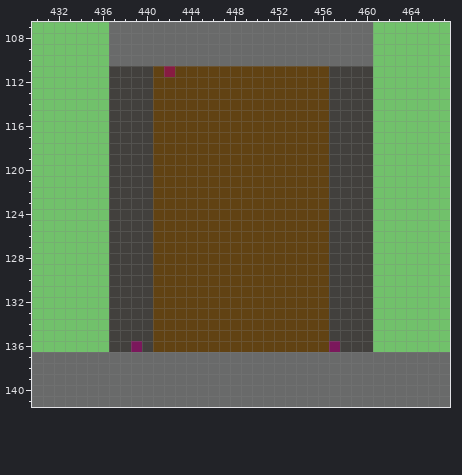
Two states of a pixel-art file, Assets/Maps/Archive.aseprite. The first picture shows the starting point.
644x400 pixels, 1 frame. Colours within 5 levels of each other are drawn and written as one. Shown: x 430..467, y 107..141. The commit also changed other parts of the picture, which this record leaves out.
After:
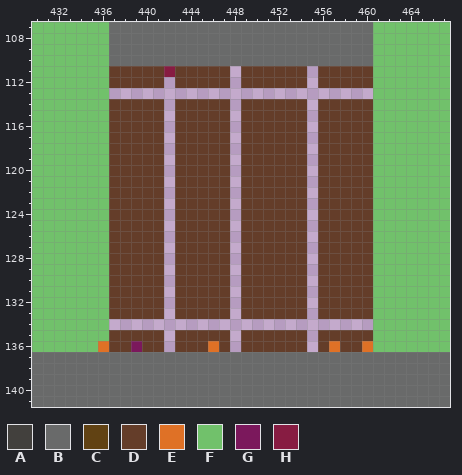
Palette (. is transparent): A #42403d  B #696a6a  C #614213  D #643d29  E #df7126  F #71c16b  G #7b185c  H #871c42
Changes in this commit:
--- layers "Objects", "Walls"
@@ x 430..467 @@
 110 FFFFFFFBBBBBBBBBBBBBBBBBBBBBBBBFFFFFFF
-111 FFFFFFFAAAACHCCCCCCCCCCCCCCAAAAFFFFFFF
-112 FFFFFFFAAAACCCCCCCCCCCCCCCCAAAAFFFFFFF
-113 FFFFFFFAAAACCCCCCCCCCCCCCCCAAAAFFFFFFF
-114 FFFFFFFAAAACCCCCCCCCCCCCCCCAAAAFFFFFFF
-115 FFFFFFFAAAACCCCCCCCCCCCCCCCAAAAFFFFFFF
-116 FFFFFFFAAAACCCCCCCCCCCCCCCCAAAAFFFFFFF
-117 FFFFFFFAAAACCCCCCCCCCCCCCCCAAAAFFFFFFF
-118 FFFFFFFAAAACCCCCCCCCCCCCCCCAAAAFFFFFFF
-119 FFFFFFFAAAACCCCCCCCCCCCCCCCAAAAFFFFFFF
-120 FFFFFFFAAAACCCCCCCCCCCCCCCCAAAAFFFFFFF
-121 FFFFFFFAAAACCCCCCCCCCCCCCCCAAAAFFFFFFF
-122 FFFFFFFAAAACCCCCCCCCCCCCCCCAAAAFFFFFFF
-123 FFFFFFFAAAACCCCCCCCCCCCCCCCAAAAFFFFFFF
-124 FFFFFFFAAAACCCCCCCCCCCCCCCCAAAAFFFFFFF
-125 FFFFFFFAAAACCCCCCCCCCCCCCCCAAAAFFFFFFF
-126 FFFFFFFAAAACCCCCCCCCCCCCCCCAAAAFFFFFFF
-127 FFFFFFFAAAACCCCCCCCCCCCCCCCAAAAFFFFFFF
-128 FFFFFFFAAAACCCCCCCCCCCCCCCCAAAAFFFFFFF
-129 FFFFFFFAAAACCCCCCCCCCCCCCCCAAAAFFFFFFF
-130 FFFFFFFAAAACCCCCCCCCCCCCCCCAAAAFFFFFFF
-131 FFFFFFFAAAACCCCCCCCCCCCCCCCAAAAFFFFFFF
-132 FFFFFFFAAAACCCCCCCCCCCCCCCCAAAAFFFFFFF
-133 FFFFFFFAAAACCCCCCCCCCCCCCCCAAAAFFFFFFF
-134 FFFFFFFAAAACCCCCCCCCCCCCCCCAAAAFFFFFFF
-135 FFFFFFFAAAACCCCCCCCCCCCCCCCAAAAFFFFFFF
-136 FFFFFFFAAGACCCCCCCCCCCCCCCCGAAAFFFFFFF
+111 FFFFFFFDDDDDHDDDDD.DDDDDD.DDDDDFFFFFFF
+112 FFFFFFFDDDDD.DDDDD.DDDDDD.DDDDDFFFFFFF
+113 FFFFFFF........................FFFFFFF
+114 FFFFFFFDDDDD.DDDDD.DDDDDD.DDDDDFFFFFFF
+115 FFFFFFFDDDDD.DDDDD.DDDDDD.DDDDDFFFFFFF
+116 FFFFFFFDDDDD.DDDDD.DDDDDD.DDDDDFFFFFFF
+117 FFFFFFFDDDDD.DDDDD.DDDDDD.DDDDDFFFFFFF
+118 FFFFFFFDDDDD.DDDDD.DDDDDD.DDDDDFFFFFFF
+119 FFFFFFFDDDDD.DDDDD.DDDDDD.DDDDDFFFFFFF
+120 FFFFFFFDDDDD.DDDDD.DDDDDD.DDDDDFFFFFFF
+121 FFFFFFFDDDDD.DDDDD.DDDDDD.DDDDDFFFFFFF
+122 FFFFFFFDDDDD.DDDDD.DDDDDD.DDDDDFFFFFFF
+123 FFFFFFFDDDDD.DDDDD.DDDDDD.DDDDDFFFFFFF
+124 FFFFFFFDDDDD.DDDDD.DDDDDD.DDDDDFFFFFFF
+125 FFFFFFFDDDDD.DDDDD.DDDDDD.DDDDDFFFFFFF
+126 FFFFFFFDDDDD.DDDDD.DDDDDD.DDDDDFFFFFFF
+127 FFFFFFFDDDDD.DDDDD.DDDDDD.DDDDDFFFFFFF
+128 FFFFFFFDDDDD.DDDDD.DDDDDD.DDDDDFFFFFFF
+129 FFFFFFFDDDDD.DDDDD.DDDDDD.DDDDDFFFFFFF
+130 FFFFFFFDDDDD.DDDDD.DDDDDD.DDDDDFFFFFFF
+131 FFFFFFFDDDDD.DDDDD.DDDDDD.DDDDDFFFFFFF
+132 FFFFFFFDDDDD.DDDDD.DDDDDD.DDDDDFFFFFFF
+133 FFFFFFFDDDDD.DDDDD.DDDDDD.DDDDDFFFFFFF
+134 FFFFFFF........................FFFFFFF
+135 FFFFFFFDDDDD.DDDDD.DDDDDD.DDDDDFFFFFFF
+136 FFFFFFEDDGDD.DDDED.DDDDDD.DEDDEFFFFFFF
 137 BBBBBBBBBBBBBBBBBBBBBBBBBBBBBBBBBBBBBB
Changed places in both pictures, as pixel boxes (x1, y1, x2, y2):
changed: (98, 66, 373, 352)
